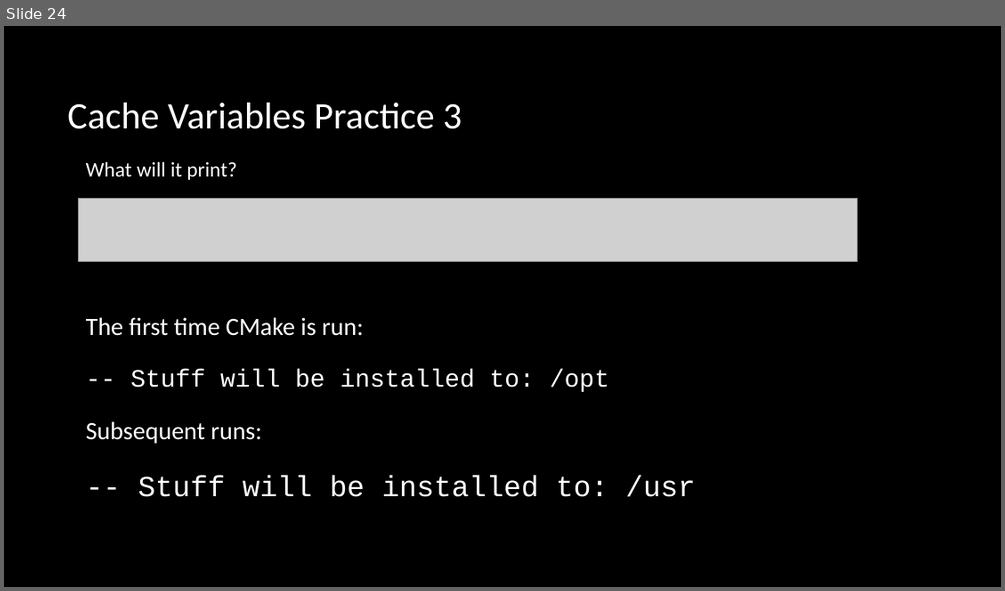
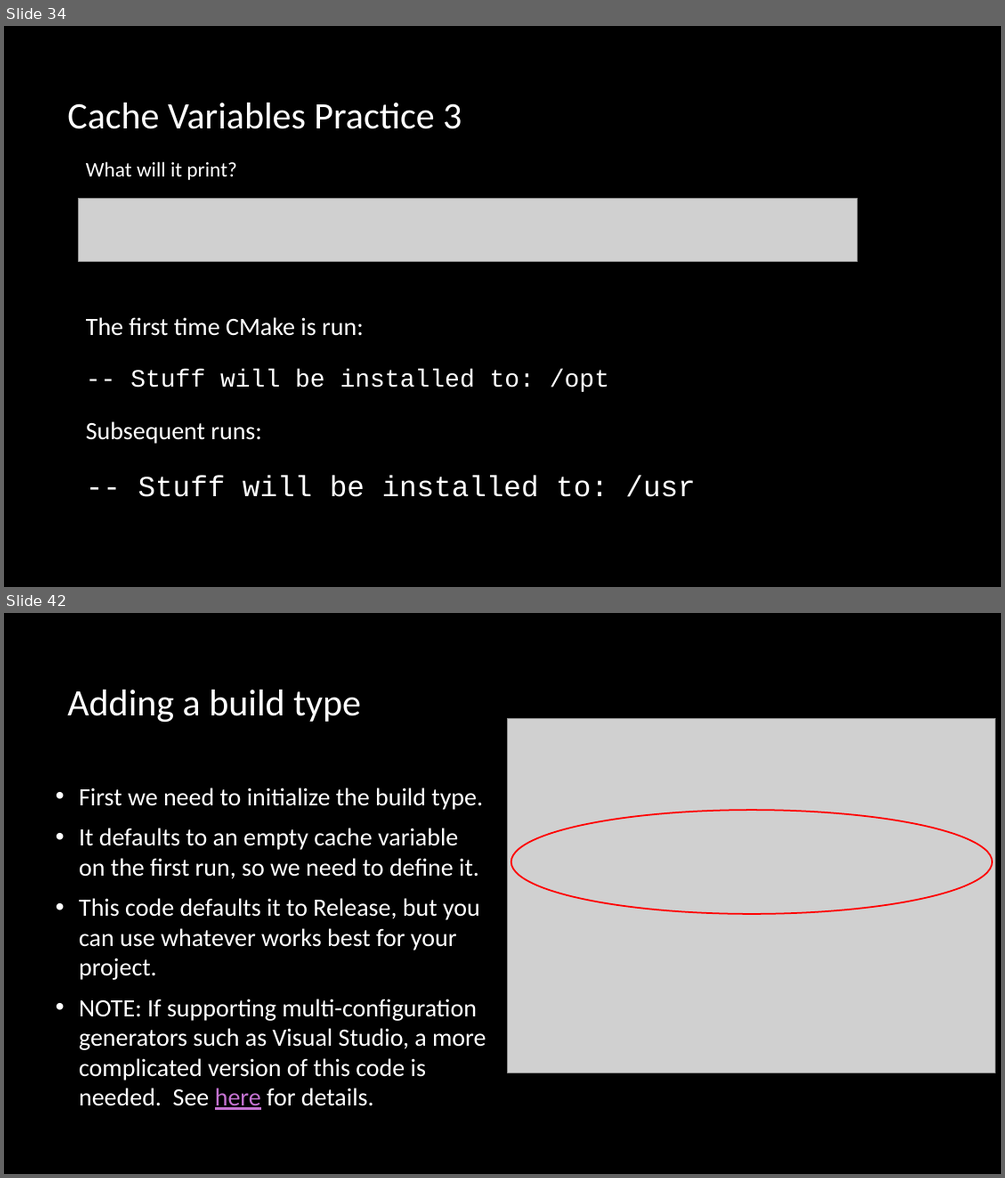
Before and after one commit to multiplemonomials/CMakeTraining, a slide deck: Session 2 - More Advanced CMake.pptx. Shown one above the other, each under a label of ours: slide 24 before the commit, slides 34 and 42 after it; the slides between them are not shown. The pictures are 1005x591 and 1005x1178 pixels, drawn with LibreOffice and Linux fonts; fonts in the diff are those of the drawing; grey boxes stand for pictures; background and template pictures are left out. Boxes give left, top, right and bottom in pixels: in the first picture for what was removed or moved away, otherwise in the second. Text is boxed around its words. In the diff, an @@ line names an element or a change of style, - is before the commit and + after.

```diff
--- a/Session 2 - More Advanced CMake.pptx
+++ b/Session 2 - More Advanced CMake.pptx
@@ slide 42 added at [4, 613, 1001, 1174], background picture (left out) @@
@@ title added at [67, 690, 361, 722], 36 pt, text #FFFFFF @@
+Adding a build type
@@ picture added at [508, 718, 995, 1073] @@
@@ text added at [79, 787, 485, 1110], 24 pt, text #FFFFFF @@
+• First we need to initialize the build type.
+• It defaults to an empty cache variable on the first run, so we need to define it.
+• This code defaults it to Release, but you can use whatever works best for your project.
+• NOTE: If supporting multi-configuration generators such as Visual Studio, a more complicated version of this code is needed. See here for details.
@@ ellipse added at [511, 810, 992, 914], outline #FF0000 1.5 pt @@
@@ what was slide 24 is now slide 34 @@
```
Also in this commit, not shown: 4 slides changed, 23 other slides added, 1 slide removed, 4 other files.
